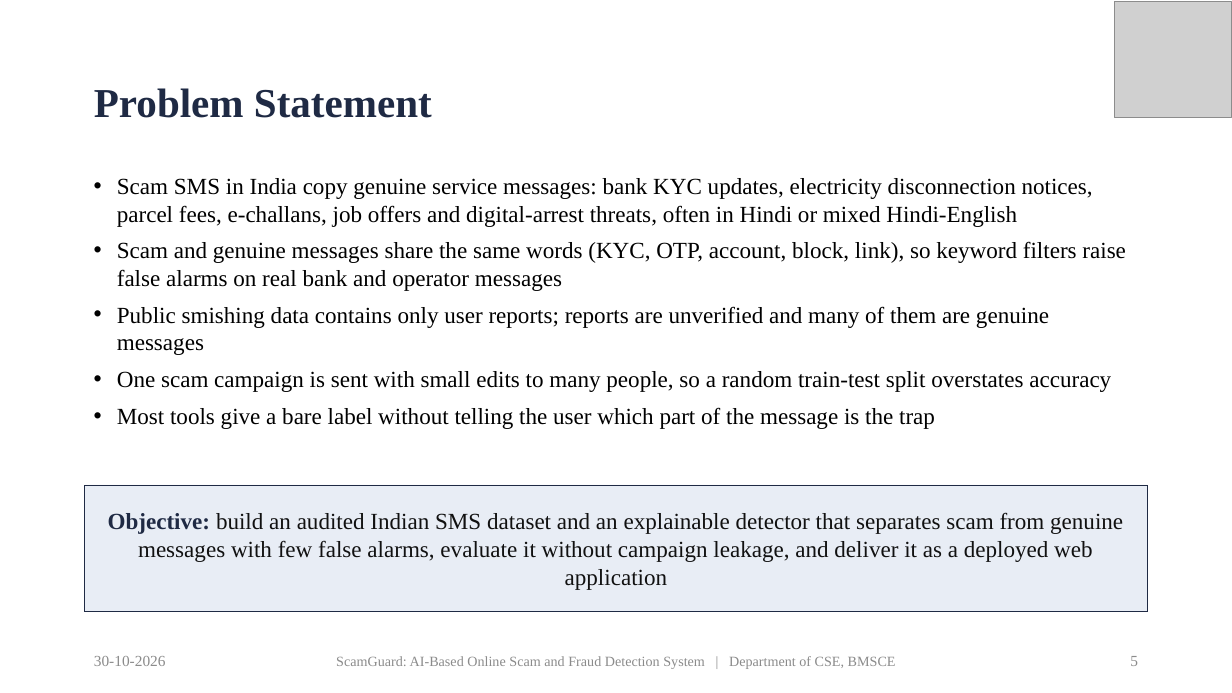
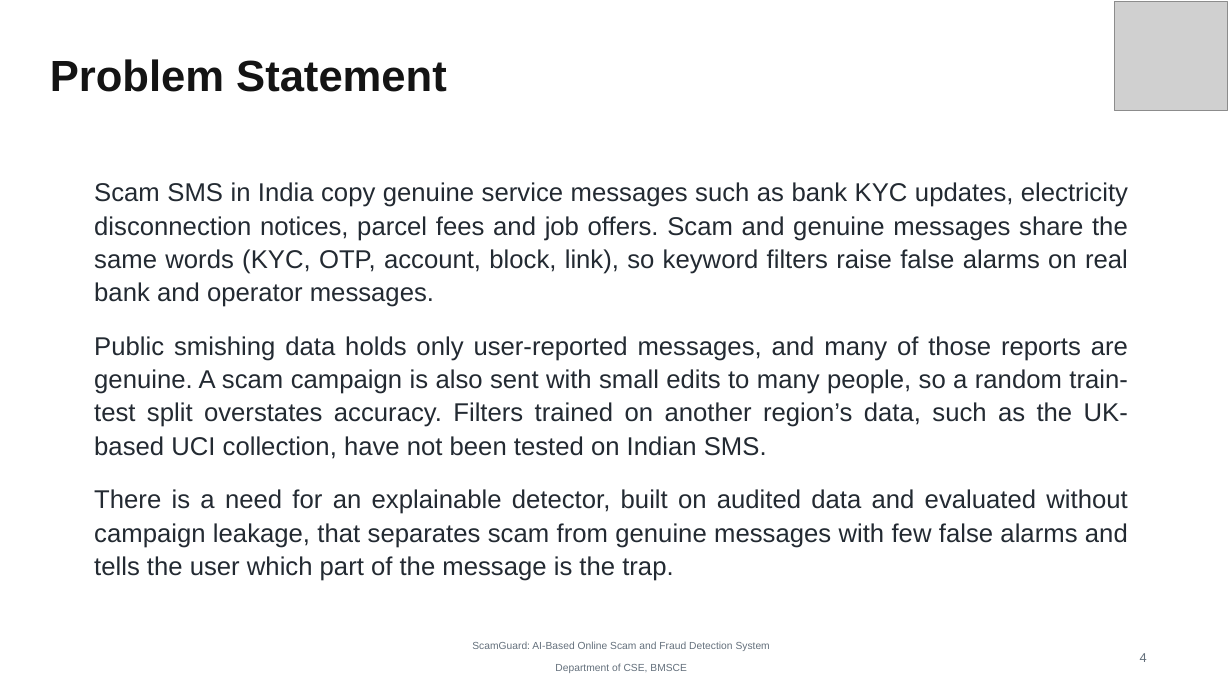
Before and after one commit to priyamthakur275/ScamGuard-AI, a slide deck: slide 4 of docs/presentation/ScamGuard_Final_Presentation.pptx (slide 5 before the commit). Drawn at 1232x693 pixels with LibreOffice and Linux fonts; fonts in the diff are those of the drawing; grey boxes stand for pictures. Boxes give left, top, right and bottom in pixels: in the first picture for what was removed or moved away, otherwise in the second. Text is boxed around its words. In the diff, an @@ line names an element or a change of style, - is before the commit and + after.

Commit message:
Restructure project report and presentation to the department format

```diff
--- a/docs/presentation/ScamGuard_Final_Presentation.pptx
+++ b/docs/presentation/ScamGuard_Final_Presentation.pptx
@@ picture: place and size @@
-picture at (1115, 2, 1232, 117)
+picture at (1115, 2, 1227, 111)
@@ text "Problem Statement": place and size @@
-text "Problem Statement" at (94, 88, 432, 118)
+text "Problem Statement" at (50, 59, 447, 92)
@@ text "Problem Statement" at (50, 59, 447, 92): size 32 to 34 pt, font Times New Roman to Arial, text colour #1F2A44 to #141414; line spacing 0.9 to 1.08 @@
@@ text at (94, 182, 1128, 581): text changed; size 18 to 20 pt; font Times New Roman to Arial; text colour #000000 to #232A32 @@
-• Scam SMS in India copy genuine service messages: bank KYC updates, electricity disconnection notices, parcel fees, e-challans, job offers and digital-arrest threats, often in Hindi or mixed Hindi-English
-• Scam and genuine messages share the same words (KYC, OTP, account, block, link), so keyword filters raise false alarms on real bank and operator messages
-• Public smishing data contains only user reports; reports are unverified and many of them are genuine messages
-• One scam campaign is sent with small edits to many people, so a random train-test split overstates accuracy
-• Most tools give a bare label without telling the user which part of the message is the trap
+Scam SMS in India copy genuine service messages such as bank KYC updates, electricity disconnection notices, parcel fees and job offers. Scam and genuine messages share the same words (KYC, OTP, account, block, link), so keyword filters raise false alarms on real bank and operator messages.
+Public smishing data holds only user-reported messages, and many of those reports are genuine. A scam campaign is also sent with small edits to many people, so a random train-test split overstates accuracy. Filters trained on another region’s data, such as the UK-based UCI collection, have not been tested on Indian SMS.
+There is a need for an explainable detector, built on audited data and evaluated without campaign leakage, that separates scam from genuine messages with few false alarms and tells the user which part of the message is the trap.
@@ rectangle removed at (85, 485, 1148, 612) @@
-Objective: build an audited Indian SMS dataset and an explainable detector that separates scam from genuine messages with few false alarms, evaluate it without campaign leakage, and deliver it as a deployed web application
@@ text removed at (94, 656, 166, 666) @@
-30-10-2026
@@ text at (472, 641, 770, 673): text changed; size 11 to 8 pt; font Times New Roman to Arial; text colour #8C8C8C to #64707C @@
-ScamGuard: AI-Based Online Scam and Fraud Detection System | Department of CSE, BMSCE
+ScamGuard: AI-Based Online Scam and Fraud Detection System
+Department of CSE, BMSCE
@@ page number removed at (1130, 656, 1138, 666) @@
-5
@@ text added at (1140, 653, 1147, 662), 10 pt, text #64707C @@
+4
```
Also in this commit, not shown: 5 other slides changed, 11 slides added, 23 slides removed, 51 other files.
